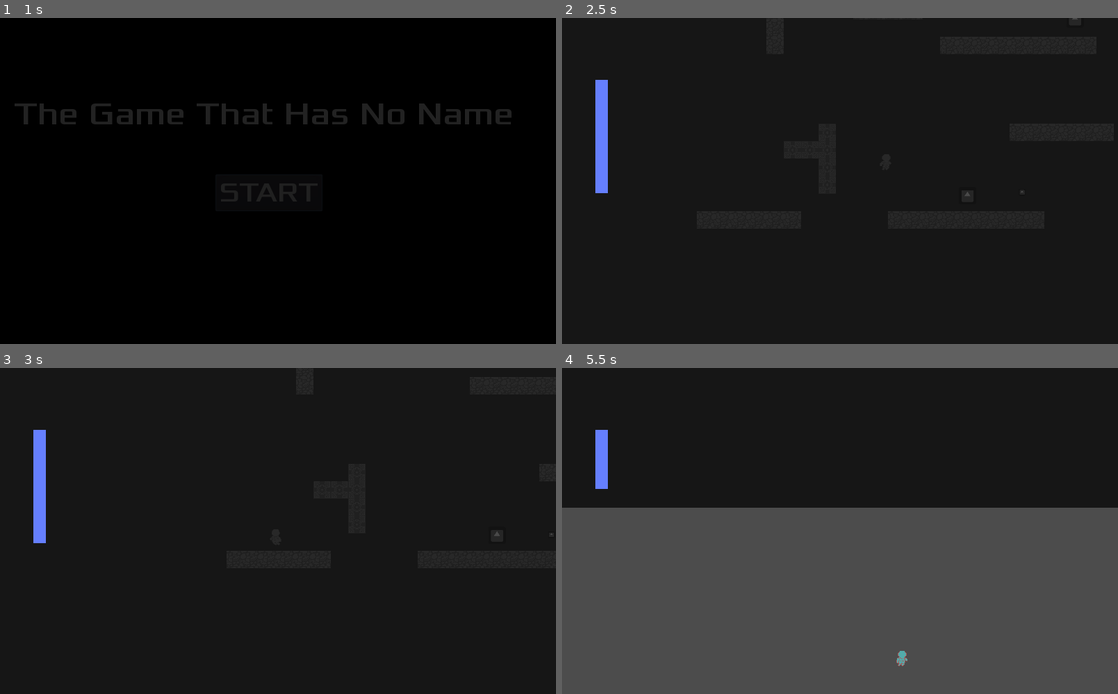
Above: before the commit, frames 1-4 (two rows, left to right).
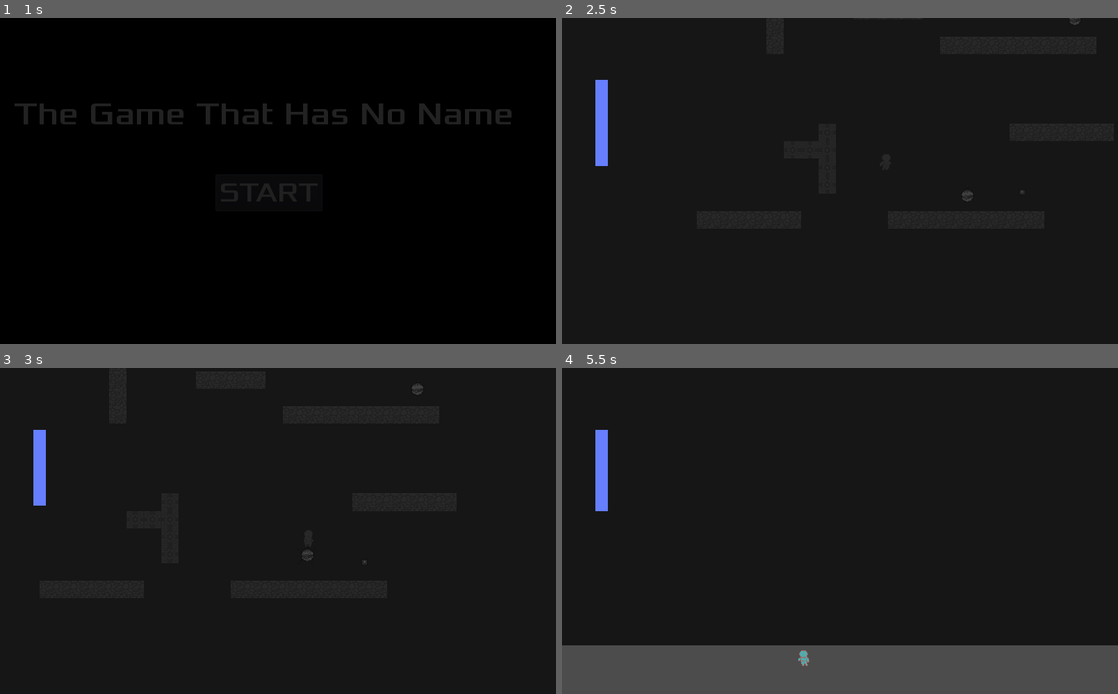
Above: after the commit, the same moments.

Repository: MenacingGhost/BW_Jam_Team
Game: Godot game, scene res://scenes/Menu.tscn
Two runs of this game, one before a commit and one after it. Both use one fixed random seed, a clock stepped at 60 frames per second and the inputs below. The engine's default icon, where the game draws it, is replaced by a stand-in: a white triangle on a blue panel in a dark square.
Inputs:
- Up to frame 1 (1 s): click "START" at 0.5 s
- Up to frame 2 (2.5 s): tap Enter (ui_accept) at 1.25, 1.52, 1.82, 2.27, 2.3 s; hold Right (ui_right) from 1.28 s (still down); tap C (c) at 1.35 s; tap E (e) at 1.55, 2.1 s
- Up to frame 3 (3 s): tap Enter (ui_accept) at 2.57, 2.85 s; release Right (ui_right) at 2.78 s; hold Left (ui_left) from 2.78 s (still down)
- Up to frame 4 (5.5 s): tap C (c) at 3.05, 4.35, 5.3 s; release Left (ui_left) at 3.53 s; hold Right (ui_right) 3.53-5.03 s; tap Ctrl (b_button) at 3.6 s; tap Enter (ui_accept) at 3.77, 4.07, 4.52, 4.55, 4.82, 5.27 s; tap E (e) at 3.8, 5.1 s; hold Left (ui_left) from 5.03 s (still down)

Frame 1 is identical in both runs. In frame 2, 0.2% of the frame differs, in the area x 6-93%, y 0-57%; in frame 3, 0.3%; in frame 4, 42%, in the area x 0-100%, y 37-92%.

Commit message:
Add files via upload

Diff:
--- a/Game/objects/player.tscn
+++ b/Game/objects/player.tscn
@@ -1,7 +1,8 @@
-[gd_scene load_steps=16 format=2]
+[gd_scene load_steps=17 format=2]
 
 [ext_resource path="res://sprites/astro.png" type="Texture" id=1]
 [ext_resource path="res://reverse_sound.wav" type="AudioStream" id=2]
+[ext_resource path="res://BW_Jam_Loop_Theme.mp3" type="AudioStream" id=3]
 [ext_resource path="res://scripts/player.gd" type="Script" id=13]
 
 [sub_resource type="ShaderMaterial" id=3]
@@ -75,7 +76,6 @@
 position = Vector2( 3, 6 )
 frames = SubResource( 2 )
 animation = "IDLE"
-frame = 1
 playing = true
 
 [node name="CollisionShape2D" type="CollisionShape2D" parent="."]
@@ -87,7 +87,7 @@
 wait_time = 16.0
 autostart = true
 
-[node name="Timer1" type="Timer" parent="."]
+[node name="DeathTimer" type="Timer" parent="."]
 
 [node name="Camera2D" type="Camera2D" parent="."]
 current = true
@@ -107,6 +107,14 @@
 stream = ExtResource( 2 )
 volume_db = -7.0
 
+[node name="theme" type="AudioStreamPlayer" parent="."]
+stream = ExtResource( 3 )
+volume_db = -7.667
+autoplay = true
+
+[node name="Tween" type="Tween" parent="."]
+
 [connection signal="timeout" from="Timer" to="." method="_on_Timer_timeout"]
-[connection signal="timeout" from="Timer1" to="." method="_on_Timer1_timeout"]
+[connection signal="timeout" from="DeathTimer" to="." method="_on_Timer1_timeout"]
+[connection signal="timeout" from="DeathTimer" to="." method="_on_DeathTimer_timeout"]
 [connection signal="body_entered" from="detector" to="." method="_on_detector_body_entered"]
--- /dev/null
+++ b/Game/objects/theme.gd
@@ -0,0 +1,17 @@
+extends AudioStreamPlayer
+
+
+onready var tween_out = get_node("Tween")
+
+export var transition_duration = 1.00
+export var transition_type = 1 # TRANS_SINE
+
+func fade_out(stream_player):
+	# tween music volume down to 0
+	tween_out.interpolate_property(stream_player, "volume_db", 0, -80, transition_duration, transition_type, Tween.EASE_IN, 0)
+	tween_out.start()
+	# when the tween ends, the music will be stopped
+
+func _on_TweenOut_tween_completed(object, key):
+	# stop the music -- otherwise it continues to run at silent volume
+	object.stop()
--- a/Game/scenes/flying enemy.gd
+++ b/Game/scenes/flying enemy.gd
@@ -12,6 +12,7 @@
 
 	if player:
 		motion = position.direction_to(player.position)*speed
+		$Sprite.flip_h = false if player.global_position.x < global_position.x else true
 
 
 
@@ -24,6 +25,13 @@
 		player = body
 
 
+
+
 func _on_Area2D_body_exited(body):
 	if "player" in body.name:
 		player = null
+
+
+func _on_player_detector_body_entered(body):
+	if "player" in body.name:
+		$Sprite.play("Attack")
--- a/Game/scenes/flying enemy.tscn
+++ b/Game/scenes/flying enemy.tscn
@@ -1,20 +1,99 @@
-[gd_scene load_steps=5 format=2]
+[gd_scene load_steps=19 format=2]
 
-[ext_resource path="res://icon.png" type="Texture" id=1]
+[ext_resource path="res://sprites/Flying_Enemy.png" type="Texture" id=1]
 [ext_resource path="res://scenes/flying enemy.gd" type="Script" id=2]
 
+[sub_resource type="AtlasTexture" id=8]
+flags = 4
+atlas = ExtResource( 1 )
+region = Rect2( 128, 0, 32, 32 )
+
+[sub_resource type="AtlasTexture" id=9]
+flags = 4
+atlas = ExtResource( 1 )
+region = Rect2( 160, 0, 32, 32 )
+
+[sub_resource type="AtlasTexture" id=10]
+flags = 4
+atlas = ExtResource( 1 )
+region = Rect2( 192, 0, 32, 32 )
+
+[sub_resource type="AtlasTexture" id=11]
+flags = 4
+atlas = ExtResource( 1 )
+region = Rect2( 224, 0, 32, 32 )
+
+[sub_resource type="AtlasTexture" id=12]
+flags = 4
+atlas = ExtResource( 1 )
+region = Rect2( 256, 0, 32, 32 )
+
+[sub_resource type="AtlasTexture" id=13]
+flags = 4
+atlas = ExtResource( 1 )
+region = Rect2( 288, 0, 32, 32 )
+
+[sub_resource type="AtlasTexture" id=14]
+flags = 4
+atlas = ExtResource( 1 )
+region = Rect2( 320, 0, 32, 32 )
+
+[sub_resource type="AtlasTexture" id=15]
+flags = 4
+atlas = ExtResource( 1 )
+region = Rect2( 352, 0, 32, 32 )
+
+[sub_resource type="AtlasTexture" id=3]
+flags = 4
+atlas = ExtResource( 1 )
+region = Rect2( 0, 0, 32, 32 )
+
+[sub_resource type="AtlasTexture" id=4]
+flags = 4
+atlas = ExtResource( 1 )
+region = Rect2( 32, 0, 32, 32 )
+
+[sub_resource type="AtlasTexture" id=5]
+flags = 4
+atlas = ExtResource( 1 )
+region = Rect2( 64, 0, 32, 32 )
+
+[sub_resource type="AtlasTexture" id=6]
+flags = 4
+atlas = ExtResource( 1 )
+region = Rect2( 96, 0, 32, 32 )
+
+[sub_resource type="SpriteFrames" id=7]
+animations = [ {
+"frames": [ SubResource( 8 ), SubResource( 9 ), SubResource( 10 ), SubResource( 11 ), SubResource( 12 ), SubResource( 13 ), SubResource( 14 ), SubResource( 15 ) ],
+"loop": true,
+"name": "Attack",
+"speed": 7.0
+}, {
+"frames": [ SubResource( 3 ), SubResource( 4 ), SubResource( 5 ), SubResource( 6 ) ],
+"loop": true,
+"name": "fly",
+"speed": 7.0
+} ]
+
 [sub_resource type="RectangleShape2D" id=1]
-extents = Vector2( 16, 16 )
+extents = Vector2( 17, 17 )
 
 [sub_resource type="CircleShape2D" id=2]
 radius = 25.2739
 
+[sub_resource type="RectangleShape2D" id=16]
+extents = Vector2( 20, 17.5 )
+
 [node name="flying enemy" type="KinematicBody2D"]
 script = ExtResource( 2 )
 
-[node name="Sprite" type="Sprite" parent="."]
-scale = Vector2( 0.5, 0.5 )
-texture = ExtResource( 1 )
+[node name="Sprite" type="AnimatedSprite" parent="."]
+scale = Vector2( 1.2, 1.2 )
+frames = SubResource( 7 )
+animation = "fly"
+frame = 2
+playing = true
 
 [node name="CollisionShape2D" type="CollisionShape2D" parent="."]
 shape = SubResource( 1 )
@@ -26,5 +105,12 @@
 scale = Vector2( -3.00705, 2.57334 )
 shape = SubResource( 2 )
 
+[node name="player_detector" type="Area2D" parent="."]
+
+[node name="CollisionShape2D" type="CollisionShape2D" parent="player_detector"]
+position = Vector2( 0, -1 )
+shape = SubResource( 16 )
+
 [connection signal="body_entered" from="Area2D" to="." method="_on_Area2D_body_entered"]
 [connection signal="body_exited" from="Area2D" to="." method="_on_Area2D_body_exited"]
+[connection signal="body_entered" from="player_detector" to="." method="_on_player_detector_body_entered"]
--- /dev/null
+++ b/Game/scenes/main.gd
@@ -0,0 +1,16 @@
+extends Node2D
+
+
+# Declare member variables here. Examples:
+# var a = 2
+# var b = "text"
+
+
+# Called when the node enters the scene tree for the first time.
+
+
+
+
+# Called every frame. 'delta' is the elapsed time since the previous frame.
+#func _process(delta):
+#	pass
--- a/Game/scenes/main.tscn
+++ b/Game/scenes/main.tscn
@@ -1,10 +1,9 @@
-[gd_scene load_steps=10 format=2]
+[gd_scene load_steps=9 format=2]
 
 [ext_resource path="res://tileset.tres" type="TileSet" id=1]
 [ext_resource path="res://objects/player.tscn" type="PackedScene" id=2]
 [ext_resource path="res://objects/anti_gravity_boots.tscn" type="PackedScene" id=3]
 [ext_resource path="res://scenes/flying enemy.tscn" type="PackedScene" id=4]
-[ext_resource path="res://BW_Jam_Loop_Theme.mp3" type="AudioStream" id=5]
 [ext_resource path="res://scenes/Line2D.gd" type="Script" id=6]
 
 [sub_resource type="RectangleShape2D" id=3]
@@ -43,6 +42,7 @@
 position = Vector2( 504, -97 )
 
 [node name="Norewind" type="Area2D" parent="."]
+position = Vector2( -286, -13 )
 
 [node name="CollisionShape2D" type="CollisionShape2D" parent="Norewind"]
 position = Vector2( 135, 184.25 )
@@ -63,11 +63,6 @@
 "_edit_use_anchors_": false
 }
 
-[node name="AudioStreamPlayer2D" type="AudioStreamPlayer2D" parent="."]
-stream = ExtResource( 5 )
-volume_db = -7.667
-autoplay = true
-
 [node name="CanvasLayer" type="CanvasLayer" parent="."]
 
 [node name="Line2D" type="Line2D" parent="CanvasLayer"]
--- a/Game/scripts/player.gd
+++ b/Game/scripts/player.gd
@@ -27,6 +27,19 @@
 var anti_gravity = false
 var equid = false
 var jetpack_boost = false
+var movable = true
+
+onready var tween_out = get_node("Tween")
+
+export var transition_duration = 1.00
+export var transition_type = 1
+
+func fade_out(stream_player):
+	tween_out.interpolate_property(stream_player, "volume_db", -7.5, -80, transition_duration, transition_type, Tween.EASE_IN, 0)
+	tween_out.start()
+
+func _on_TweenOut_tween_completed(object, key):
+	object.stop()
 
 func handle_rewind_function():
 	var ani_number = ani.get_index()
@@ -72,7 +85,8 @@
 	if(!is_rewinding):
 		Engine.time_scale = 1
 		check_ground_logic()
-		handle_movement(delta)
+		if(movable):
+			handle_movement(delta)
 		do_physics(delta)
 	else:
 		hSpeed = 0
@@ -103,83 +117,86 @@
 	pass
 
 func handle_movement(var delta):
-	if(anti_gravity):
-		gravity = -1500
-		ani.flip_v = true
-	else:
-		gravity = 1500
-		ani.flip_v = false
-
-	if(is_on_wall()):
-		hSpeed = 0
-		motion.x = 0
-	if is_on_floor():
-		jump_counter = 0
-		vSpeed = 0
-		motion.y = 0
-	else:
-		if(!anti_gravity):
-
-			ani.play("JUMP")
-	#controller right/keyboard right
-	if(Input.is_action_just_pressed("c")):
-		if(ani.flip_h == false):
-			hSpeed = 700
-		else:
-			hSpeed = -700
-
-	if(Input.get_joy_axis(0,0) > 0.3 or Input.is_action_pressed("ui_right")):
-		if(hSpeed <-100):
-			hSpeed += (deacceleration * delta)
-			#if(touching_ground):
-		#		ani.play("TURN")
-		elif(hSpeed < max_horizontal_speed):
-			hSpeed += (acceleration * delta)
-			ani.flip_h = false
-			if(anti_gravity):
+	if(movable):
+		if(anti_gravity):
+			gravity = -1500
+			ani.flip_v = true
+		else:
+			gravity = 1500
+			ani.flip_v = false
+
+		if(is_on_wall()):
+			hSpeed = 0
+			motion.x = 0
+		if is_on_floor():
+			jump_counter = 0
+			vSpeed = 0
+			motion.y = 0
+		else:
+			if(!anti_gravity):
+
+				ani.play("JUMP")
+		#controller right/keyboard right
+		if(Input.is_action_just_pressed("c")):
+			if(ani.flip_h == false):
+				hSpeed = 700
+			else:
+				hSpeed = -700
+
+		if(Input.get_joy_axis(0,0) > 0.3 or Input.is_action_pressed("ui_right")):
+			if(hSpeed <-100):
+				hSpeed += (deacceleration * delta)
+				#if(touching_ground):
+			#		ani.play("TURN")
+			elif(hSpeed < max_horizontal_speed):
+				hSpeed += (acceleration * delta)
+				ani.flip_h = false
+				if(anti_gravity):
+					if(is_on_ceiling()):
+						ani.play("RUN")
+
+				if is_on_floor():
+					ani.play("RUN")
+			else:
+				if is_on_floor():
+					ani.play("RUN")
+		elif(Input.get_joy_axis(0,0) < -0.3 or Input.is_action_pressed("ui_left")):
+			if(hSpeed > 100):
+				hSpeed -= (deacceleration * delta)
+				#if(touching_ground):
+			#		ani.play("TURN")
+			elif(hSpeed > -max_horizontal_speed):
+				hSpeed -= (acceleration * delta)
+				ani.flip_h = true
+				if is_on_floor():
+					ani.play("RUN")
+			else:
+				if is_on_floor():
+					ani.play("RUN")
+		else:
+			if is_on_floor():
+				ani.play("IDLE")
+			if anti_gravity:
 				if(is_on_ceiling()):
-					ani.play("RUN")
-
-			if is_on_floor():
-				ani.play("RUN")
-		else:
-			if is_on_floor():
-				ani.play("RUN")
-	elif(Input.get_joy_axis(0,0) < -0.3 or Input.is_action_pressed("ui_left")):
-		if(hSpeed > 100):
-			hSpeed -= (deacceleration * delta)
-			#if(touching_ground):
-		#		ani.play("TURN")
-		elif(hSpeed > -max_horizontal_speed):
-			hSpeed -= (acceleration * delta)
-			ani.flip_h = true
-			if is_on_floor():
-				ani.play("RUN")
-		else:
-			if is_on_floor():
-				ani.play("RUN")
-	else:
-		if is_on_floor():
-			ani.play("IDLE")
-		if anti_gravity:
-			if(is_on_ceiling()):
-				ani.play("IDLE")
-		hSpeed -= min(abs(hSpeed),current_friction * delta) * sign(hSpeed)
-
-
-	if not jetpack_boost:
-		if(Input.is_action_just_pressed("ui_accept")) && jump_counter < 1 || Input.is_action_just_pressed("ui_up") and jump_counter < 1:
+					ani.play("IDLE")
+			hSpeed -= min(abs(hSpeed),current_friction * delta) * sign(hSpeed)
+
+
+		if not jetpack_boost:
+			if(Input.is_action_just_pressed("ui_accept")) && jump_counter < 1 || Input.is_action_just_pressed("ui_up") and jump_counter < 1:
+					vSpeed = jump_height
+					jump_counter += 1
+		else:
+			if (Input.is_action_just_pressed("ui_accept")) && jump_counter < 2 || Input.is_action_just_pressed("ui_up") and jump_counter < 2:
 				vSpeed = jump_height
 				jump_counter += 1
+
+
+		if(equid):
+			if Input.is_action_just_pressed("e"):
+				anti_gravity = not anti_gravity
 	else:
-		if (Input.is_action_just_pressed("ui_accept")) && jump_counter < 2 || Input.is_action_just_pressed("ui_up") and jump_counter < 2:
-			vSpeed = jump_height
-			jump_counter += 1
-
-
-	if(equid):
-		if Input.is_action_just_pressed("e"):
-			anti_gravity = not anti_gravity
+		ani.play("IDLE")
 
 func _on_Timer_timeout():
 	do_rewind = true
@@ -197,4 +214,15 @@
 
 func _on_detector_body_entered(body):
 	if "flying enemy" in body.name:
-		get_tree().reload_current_scene()
+		$DeathTimer.start()
+		fade_out($theme)
+		movable = false
+		hSpeed = 0
+		ani.play("IDLE")
+
+
+
+
+
+func _on_DeathTimer_timeout():
+	get_tree().reload_current_scene()
Binary file added: Game/sprites/Flying_Enemy.png
Not shown, added: Game/sprites/Flying_Enemy.png.import
Binary file added: Game/sprites/Walking_enemy.gif
